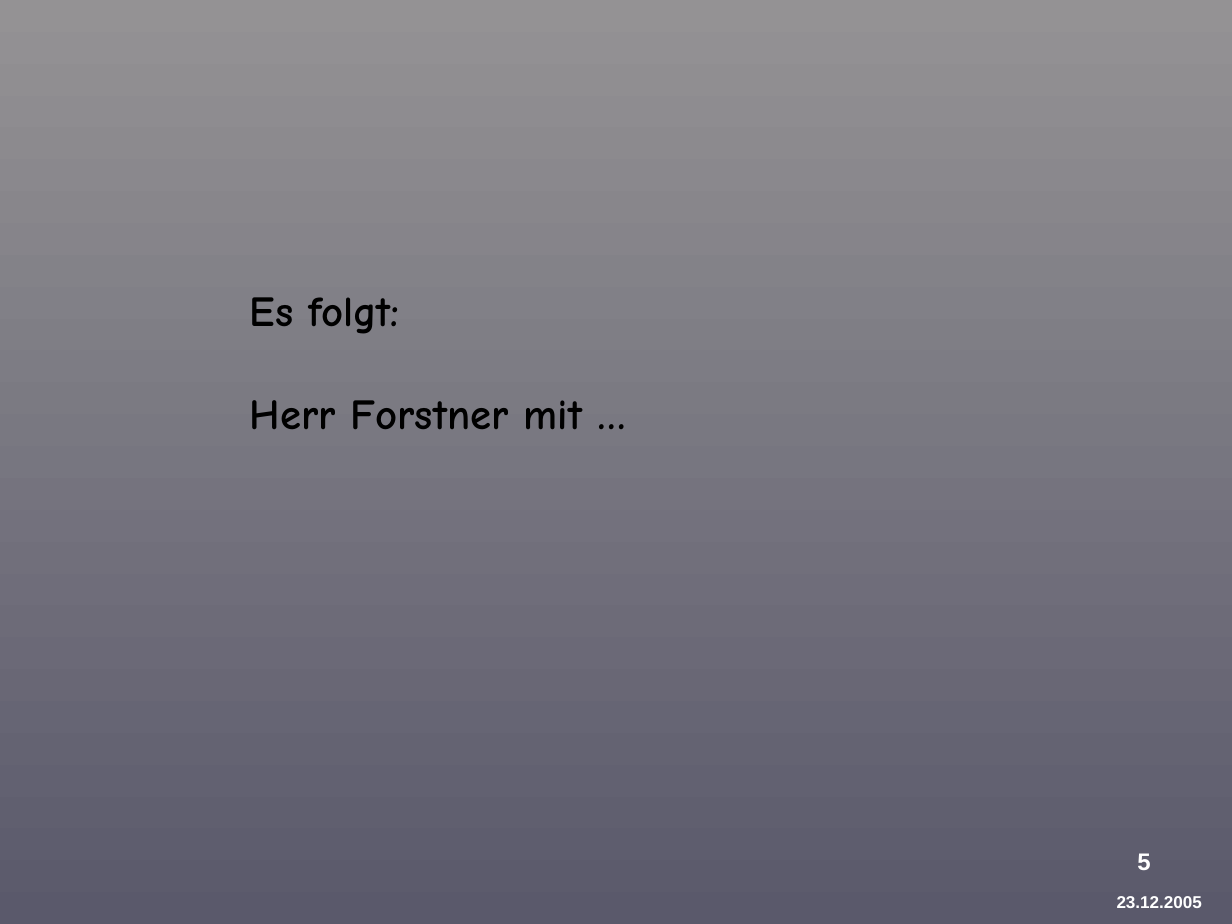
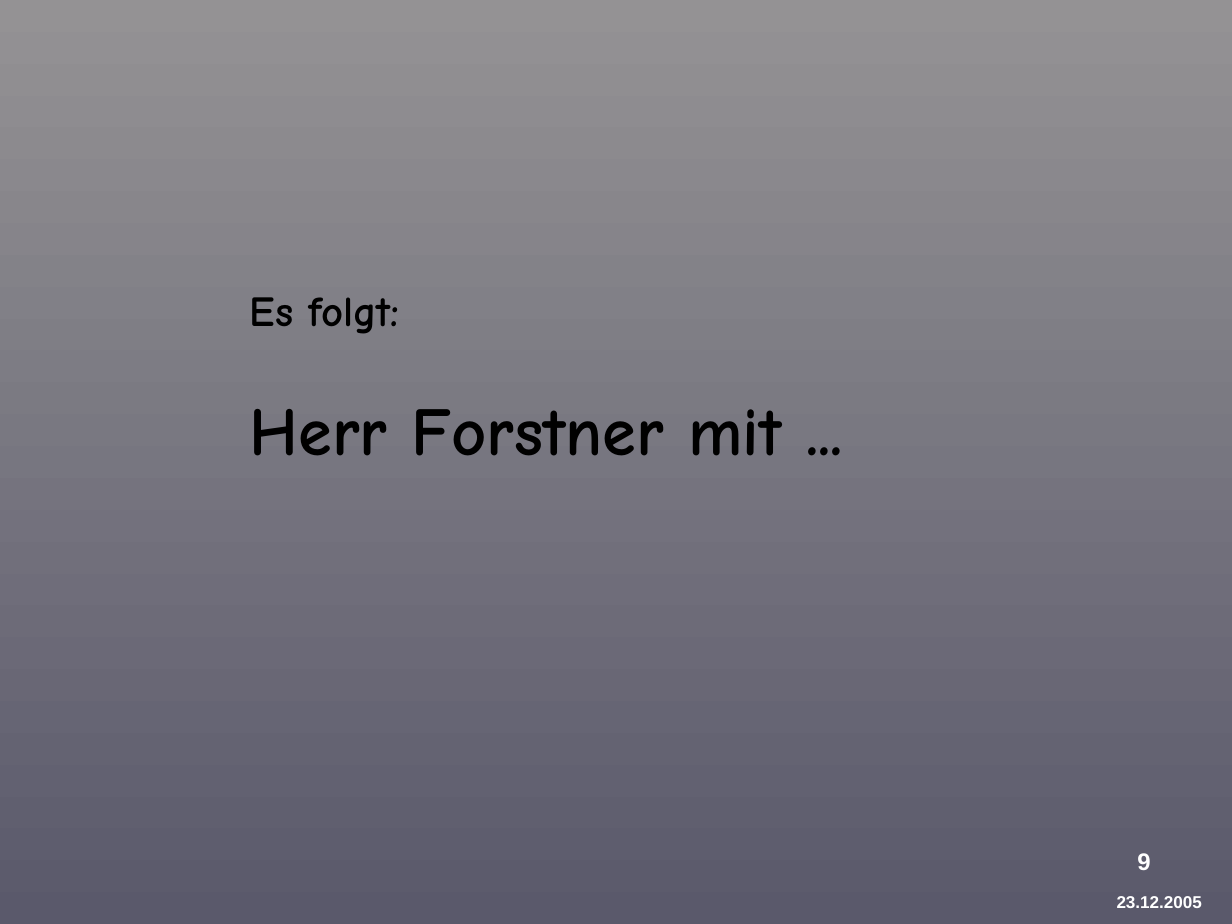
Before and after one commit to BackupTheBerlios/provirent-svn, a slide deck: slide 9 of docu/präsentation/Provirent-Vortrag-2-Griesch.ppt (slide 5 before the commit). Drawn at 1232x924 pixels with LibreOffice and Linux fonts; fonts in the diff are those of the drawing; background and template pictures are left out. Boxes give left, top, right and bottom in pixels: in the first picture for what was removed or moved away, otherwise in the second. Text is boxed around its words. In the diff, an @@ line names an element or a change of style, - is before the commit and + after.

```diff
--- a/docu/präsentation/Provirent-Vortrag-2-Griesch.ppt
+++ b/docu/präsentation/Provirent-Vortrag-2-Griesch.ppt
@@ text at (250,409,781,456): text changed; size 25 to 40 pt @@
-Herr Forstner mit …
+Herr Forstner mit ...
@@ page number at (1137,853,1150,870): text changed @@
-5
+9
```
Also in this commit, not shown: 1 other slide changed, 6 slides added, 2 slides removed, 1 other file.
